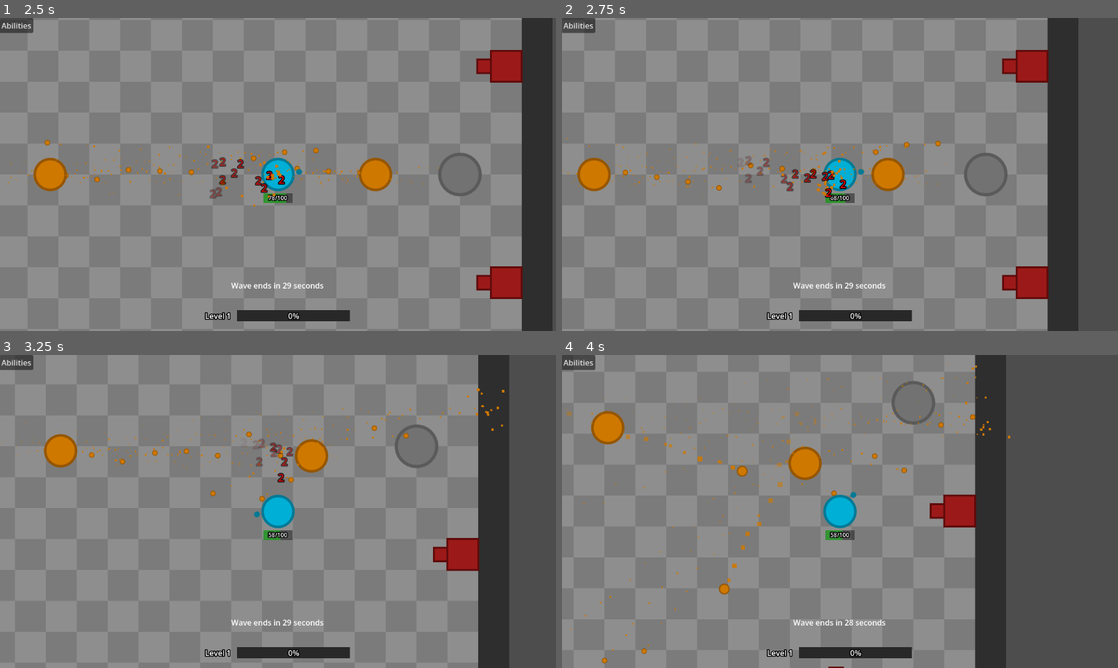
Above: before the commit, frames 1-4 (two rows, left to right).
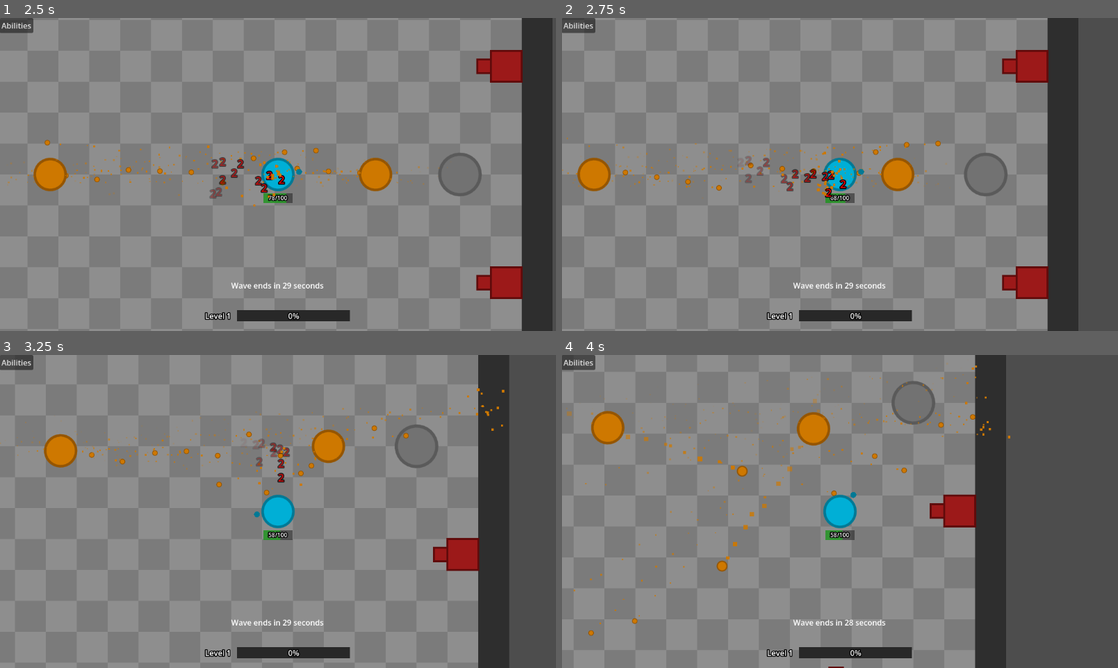
Above: after the commit, the same moments.

Repository: fmachek/geoslayer
Game: Godot game, scene res://scenes/user_interface/main_menu/main_menu.tscn
Two runs of this game, one before a commit and one after it. Both use one fixed random seed, a clock stepped at 60 frames per second and the inputs below.
Inputs (mouse positions are in pixels of both pictures, inside the frame that each line leads up to):
- Up to frame 1 (2.5 s): click "Play" at 0.5 s; click "Start next wave" at 1.25 s; tap Enter at 2 s; move the mouse to (400, 158) at 2.02 s; hold D (right) from 2.03 s (still down); tap Q at 2.1 s; click (400, 158) at 2.17 s
- Up to frame 2 (2.75 s): keep holding D (right)
- Up to frame 3 (3.25 s): move the mouse to (166, 527) at 2.77 s; release D (right) at 2.78 s; hold S (down) from 2.78 s (still down); tap E at 2.85 s
- Up to frame 4 (4 s): move the mouse to (895, 442) at 3.52 s; release S (down) at 3.53 s; hold D (right) from 3.53 s (still down); tap Q at 3.6 s

Frame 1 is identical in both runs. In frame 2, 0.5% of the frame differs, in the area x 52-64%, y 44-56%; in frame 3, 1.0%; in frame 4, 1.6%, in the area x 1-49%, y 12-99%.

Commit message:
feat: implement enemy navigation with RVO avoidance
Implement navigation/pathfinding and RVO avoidance using NavigationAgent2D. This fixes the main problem with the movement system this project used previously, where enemies would eventually occupy the same position. Also add a new "Enemies" layer (layer 4), which is used for avoidance (enemies avoid each other). Add a NavigationRegion2D to world.tscn and set a NavigationPolygon in the NavigationRegion2D in world_1.tscn. Also change the radius of the enemies' player detection area to 1024px.

Diff:
--- a/project.godot
+++ b/project.godot
@@ -60,6 +60,7 @@
 
 2d_physics/layer_2="Characters"
 2d_physics/layer_3="Projectiles"
+2d_physics/layer_4="Enemies"
 
 [physics]
 
--- a/scenes/characters/enemies/enemy.tscn
+++ b/scenes/characters/enemies/enemy.tscn
@@ -3,25 +3,36 @@
 [ext_resource type="PackedScene" uid="uid://4x1o35rrk4rx" path="res://scenes/characters/character.tscn" id="1_w0ky3"]
 [ext_resource type="Script" uid="uid://45u7632jxvrw" path="res://scripts/characters/enemies/enemy.gd" id="2_blu3w"]
 
-[sub_resource type="CircleShape2D" id="CircleShape2D_w0ky3"]
-radius = 700.0
+[sub_resource type="CircleShape2D" id="CircleShape2D_blu3w"]
+radius = 1024.0
 
 [node name="Enemy" unique_id=1080282355 instance=ExtResource("1_w0ky3")]
+collision_layer = 10
 script = ExtResource("2_blu3w")
 draw_color = Color(0.8092718, 0.47136456, 1.92523e-07, 1)
 outline_color = Color(0.58554137, 0.33517605, 3.85046e-07, 1)
 
-[node name="PlayerDetectionArea" type="Area2D" parent="." index="1" unique_id=1975770969]
+[node name="NavigationAgent2D" type="NavigationAgent2D" parent="." index="0" unique_id=902596167]
+target_desired_distance = 120.0
+path_max_distance = 150.0
+avoidance_enabled = true
+radius = 42.0
+max_speed = 150.0
+avoidance_layers = 8
+avoidance_mask = 8
+
+[node name="PlayerDetectionArea" type="Area2D" parent="." index="1" unique_id=53080534]
 unique_name_in_owner = true
 collision_layer = 2
 collision_mask = 2
 
-[node name="CollisionShape2D" type="CollisionShape2D" parent="PlayerDetectionArea" index="0" unique_id=369610946]
-shape = SubResource("CircleShape2D_w0ky3")
+[node name="CollisionShape2D" type="CollisionShape2D" parent="PlayerDetectionArea" index="0" unique_id=1246221917]
+shape = SubResource("CircleShape2D_blu3w")
 
 [node name="Speed" parent="CharacterStats" parent_id_path=PackedInt32Array(465904387) index="2" unique_id=1314298599]
 max_value = 150
 current_value = 150
 
+[connection signal="velocity_computed" from="NavigationAgent2D" to="." method="_on_navigation_agent_2d_velocity_computed"]
 [connection signal="body_entered" from="PlayerDetectionArea" to="." method="_on_player_detection_area_body_entered"]
 [connection signal="body_exited" from="PlayerDetectionArea" to="." method="_on_player_detection_area_body_exited"]
--- a/scenes/worlds/world.tscn
+++ b/scenes/worlds/world.tscn
@@ -71,4 +71,6 @@
 
 [node name="WaveTimer" type="Timer" parent="WaveManager" unique_id=1908291477]
 
+[node name="NavigationRegion2D" type="NavigationRegion2D" parent="." unique_id=732517934]
+
 [connection signal="timeout" from="WaveManager/WaveTimer" to="WaveManager" method="_on_wave_timer_timeout"]
--- a/scenes/worlds/world_1.tscn
+++ b/scenes/worlds/world_1.tscn
@@ -4,6 +4,11 @@
 [ext_resource type="PackedScene" uid="uid://dfc8fq2b7kwge" path="res://scenes/objects/character_spawner.tscn" id="2_xijrn"]
 [ext_resource type="PackedScene" uid="uid://n5x4nh7rhf5q" path="res://scenes/objects/turrets/turret.tscn" id="4_tekg8"]
 [ext_resource type="PackedScene" uid="uid://bn86y4tvdekxl" path="res://scenes/characters/enemies/enemy.tscn" id="8_hbdd5"]
+
+[sub_resource type="NavigationPolygon" id="NavigationPolygon_tekg8"]
+vertices = PackedVector2Array(630, 630, -630, 630, -630, -630, 630, -630)
+polygons = Array[PackedInt32Array]([PackedInt32Array(0, 1, 2, 3)])
+outlines = Array[PackedVector2Array]([PackedVector2Array(-640, -640, 640, -640, 640, 640, -640, 640)])
 
 [node name="World1" unique_id=514046658 instance=ExtResource("1_nlsqv")]
 
@@ -48,5 +53,8 @@
 position = Vector2(-608, 352)
 rotation = 1.5707964
 
+[node name="NavigationRegion2D" parent="." index="14" unique_id=732517934]
+navigation_polygon = SubResource("NavigationPolygon_tekg8")
+
 [connection signal="wave_started" from="WaveManager" to="CharacterSpawner" method="_on_wave_started"]
 [connection signal="wave_started" from="WaveManager" to="CharacterSpawner2" method="_on_wave_started"]
--- a/scripts/characters/enemies/enemy.gd
+++ b/scripts/characters/enemies/enemy.gd
@@ -1,3 +1,6 @@
+# Godot Docs helped me a lot with avoidance and pathfinding.
+# For example: https://docs.godotengine.org/en/latest/tutorials/navigation/navigation_using_navigationagents.html
+
 class_name Enemy
 extends Character
 
@@ -6,26 +9,33 @@
 var castable_abilities = [] # Abilities ready to be cast
 var ability_cooldown_multiplier: float = 3 # Ability cooldowns are longer for enemies
 
-var stop_distance = 120 # Distance at which the enemy stops pursuing the player
+var stop_distance: float = 180.0 # Distance at which the enemy stops following the player
+
+@onready var nav_agent: NavigationAgent2D = $NavigationAgent2D
 
 func _ready():
 	super()
+	nav_agent.target_desired_distance = stop_distance
 	load_abilities()
 
 # Handles movement
 func _physics_process(delta):
 	if target:
-		# Calculate direction based on current target
 		target_pos = target.global_position
-		var distance = global_position.distance_to(target_pos)
-		var direction = (target_pos - global_position).normalized()
+		# Set target position in navigation agent
+		nav_agent.target_position = target_pos
 
-		# Check if the player is within reach (stop distance)
-		if distance <= stop_distance:
-			velocity = Vector2.ZERO # Stop moving
-		else:
-			velocity = direction * speed.max_value_after_buffs # Start moving
-			move_and_slide()
+		# Stop here if the navigation is finished
+		if nav_agent.is_navigation_finished():
+			return
+
+		# Calculate direction from the next path position
+		var next_pos: Vector2 = nav_agent.get_next_path_position()
+		var direction = (next_pos - global_position).normalized()
+
+		# Set the velocity in the navigation agent so it can calculate
+		# the safe velocity
+		nav_agent.set_velocity(direction * speed.max_value_after_buffs)
 
 # Detects the player entering the enemy's range
 func _on_player_detection_area_body_entered(body: Node2D) -> void:
@@ -85,3 +95,12 @@
 	target = new_target
 	if not target.tree_exiting.is_connected(remove_target):
 		target.tree_exiting.connect(remove_target)
+
+func _on_navigation_agent_2d_velocity_computed(safe_velocity: Vector2) -> void:
+	# Skip if navigation is finished
+	if nav_agent.is_navigation_finished():
+		return
+	# Set the velocity, but only if the safe velocity isn't zero
+	if safe_velocity != Vector2.ZERO:
+		velocity = safe_velocity
+	move_and_slide()
